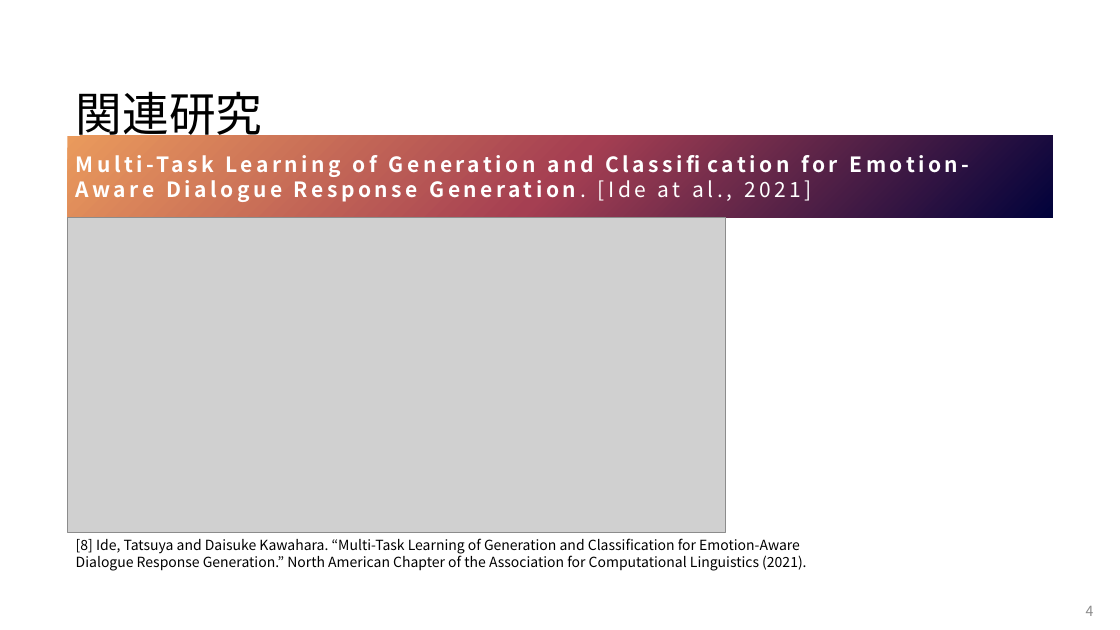
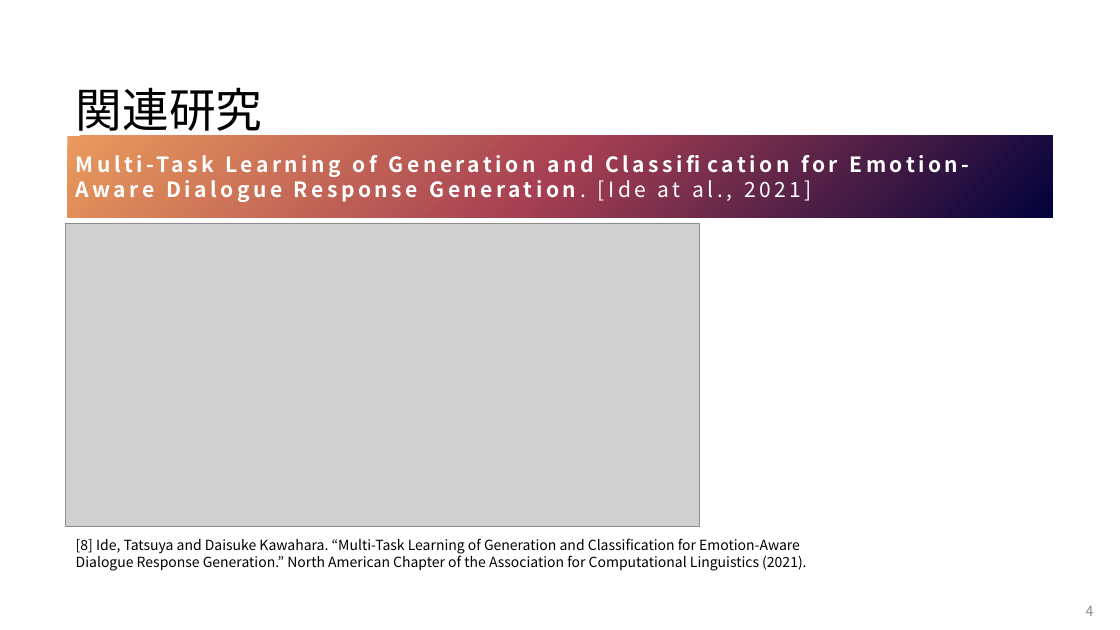
Before and after one commit to Sion1225/Study-Deeplearning-NLP, a slide deck: slide 4 of Presentation/感情認識に基づく対話システム.pptx. Drawn at 1120x630 pixels with LibreOffice and Linux fonts; fonts in the diff are those of the drawing; grey boxes stand for pictures. Boxes give left, top, right and bottom in pixels: in the first picture for what was removed or moved away, otherwise in the second. Text is boxed around its words. In the diff, an @@ line names an element or a change of style, - is before the commit and + after.

```diff
--- a/Presentation/感情認識に基づく対話システム.pptx
+++ b/Presentation/感情認識に基づく対話システム.pptx
@@ title "関連研究": place and size @@
-title "関連研究" at <box>76,91,263,143</box>
+title "関連研究" at <box>76,87,263,140</box>
@@ picture: place and size @@
-picture at <box>67,218,726,533</box>
+picture at <box>66,223,699,526</box>
```
Also in this commit, not shown: 4 other slides changed.
